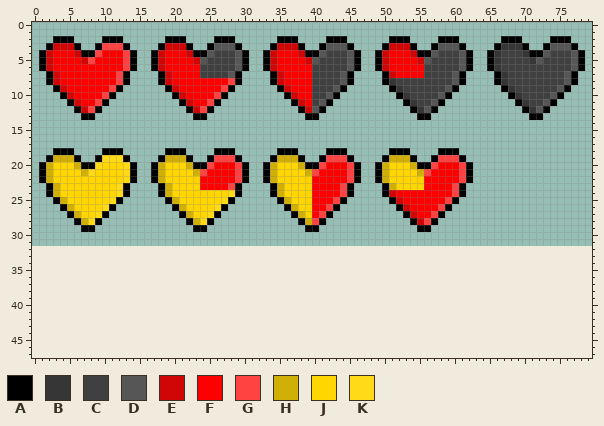
A sprite sheet gets an edit: res/assets/textures/gui/health.png. That is the earlier state.
The file is 80x32 pixels. Colours within 5 levels of each other are drawn and written as one. The old version is drawn lined up with the new one, on the new canvas.
Palette (. is transparent): A #000000  B #363636  C #404040  D #565656  E #d00606  F #ff0000  G #ff4242  H #d0af06  J #ffd600  K #ffda18
Pixels before (only the part around the change), first column x 0:
28 ......AHKA............AHKA............AHGA............AEGA......................
29 .......AA..............AA..............AA..............AA.......................
30 ................................................................................
31 ................................................................................
32 ................................................................................
33 ................................................................................
34 ................................................................................
35 ................................................................................
36 ................................................................................
37 ................................................................................
38 ................................................................................
39 ................................................................................
40 ................................................................................
41 ................................................................................
42 ................................................................................
43 ................................................................................
44 ................................................................................
45 ................................................................................
46 ................................................................................
47 ................................................................................
The result:
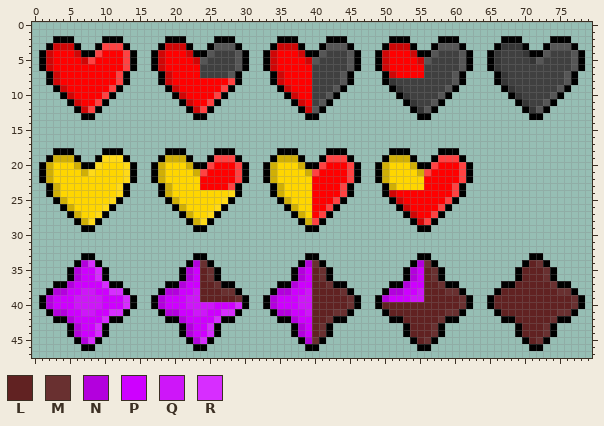
Colours new in this view: L #612222  M #693030  N #b300dd  P #ce00ff  Q #ce16f9  R #d72dff
Log entry: Added hunger/sprint to health sheet
Change:
canvas 80x32 -> 80x48
Changed rows in their new state; - is an unchanged pixel.
first column x 1:
33 ------AA--------------AA--------------AA--------------AA--------------AA------
34 -----ANRA------------ANMA------------ANMA------------ANMA------------ALMA-----
35 ----ANPPRA----------ANPLMA----------ANPLMA----------ANPLMA----------ALLLMA----
36 ----ANPPRA----------ANPLMA----------ANPLMA----------ANPLMA----------ALLLMA----
37 --AANPPPPRAA------AANPPLLMAA------AANPPLLMAA------AANPPLLMAA------AALLLLLMAA--
38 -ANNPPQQPPRRA----ANNPPQLLLMMA----ANNPPQLLLLMA----ANNPPQLLLMMA----ALLLLLLLLMMA-
39 ANPPPQQQQPPPRA--ANPPPQQLLLLLMA--ANPPPQQLLLLLMA--ANPPPQQLLLLLMA--ALLLLLLLLLLLMA
40 ANPPPQQQQPPPRA--ANPPPQQQQPPPRA--ANPPPQQLLLLLMA--ALLLLLLLLLLLMA--ALLLLLLLLLLLMA
41 -ANNPPQQPPRRA----ANNPPQQPPRRA----ANNPPQLLLMMA----ALLLLLLLLMMA----ALLLLLLLLMMA-
42 --AANPPPPRAA------AANPPPPRAA------AANPPLLMAA------AALLLLLMAA------AALLLLLMAA--
43 ----ANPPRA----------ANPPRA----------ANPLMA----------ALLLMA----------ALLLMA----
44 ----ANPPRA----------ANPPRA----------ANPLMA----------ALLLMA----------ALLLMA----
45 -----ANRA------------ANRA------------ANMA------------ALMA------------ALMA-----
46 ------AA--------------AA--------------AA--------------AA--------------AA------
